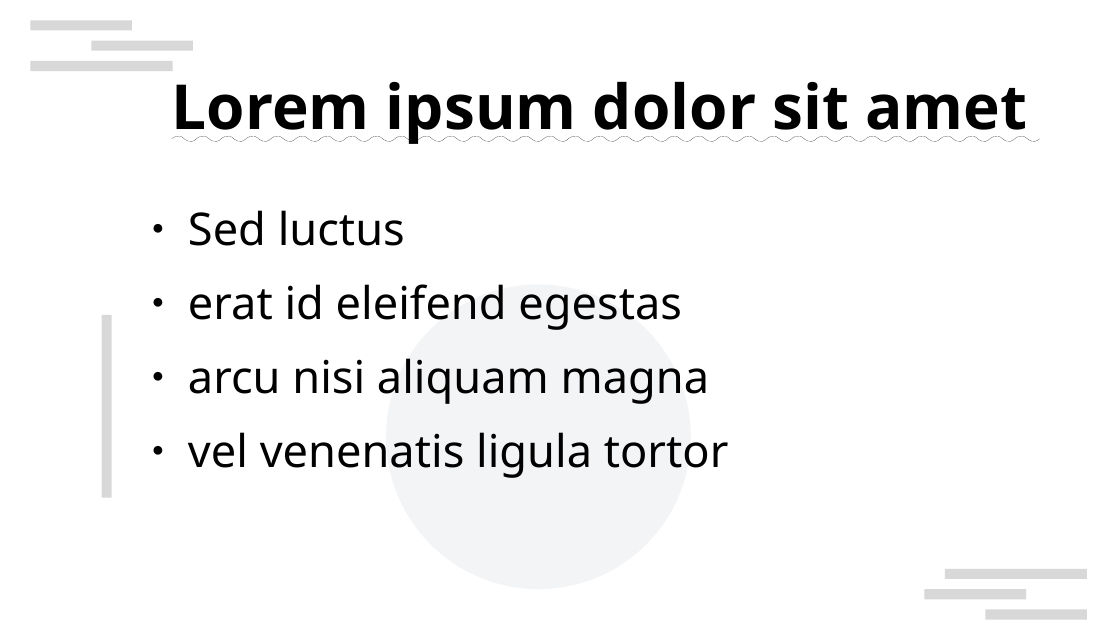
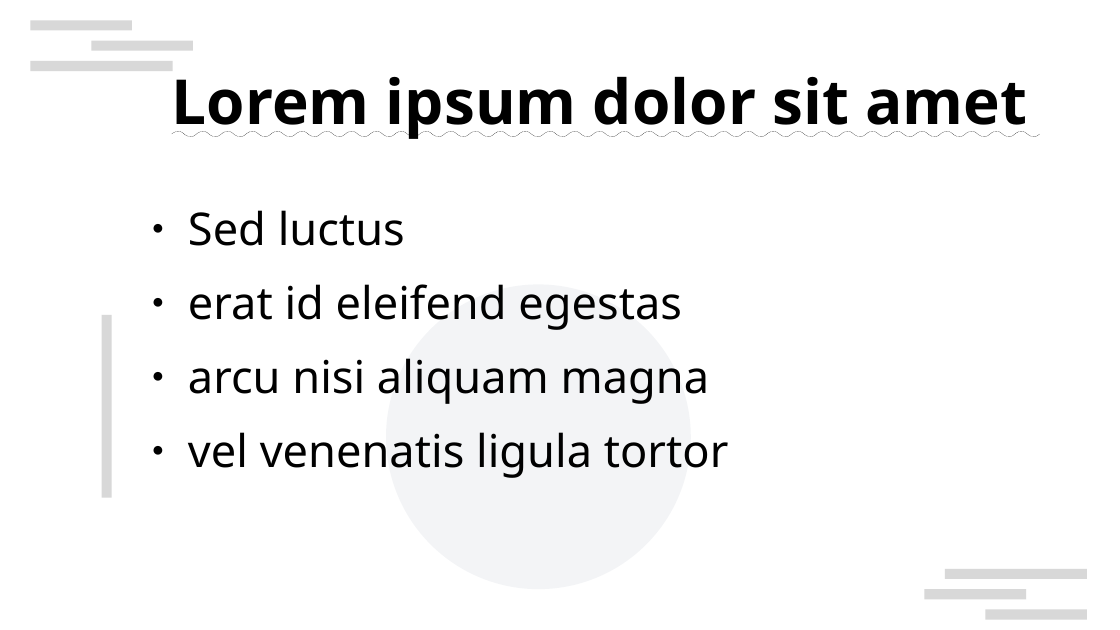
Before and after one commit to paulrentschler/demos, a slide deck: slide 2 of lorem-ipsum.pptx. Drawn at 1120x630 pixels with LibreOffice and Linux fonts; fonts in the diff are those of the drawing; background and template pictures are left out. Boxes give left, top, right and bottom in pixels: in the first picture for what was removed or moved away, otherwise in the second. Text is boxed around its words. In the diff, an @@ line names an element or a change of style, - is before the commit and + after.

```diff
--- a/lorem-ipsum.pptx
+++ b/lorem-ipsum.pptx
@@ title "Lorem ipsum dolor sit amet" at (172,76,1027,139): line spacing 1 to 0.9 @@
```
Also in this commit, not shown: 3 other slides changed.
